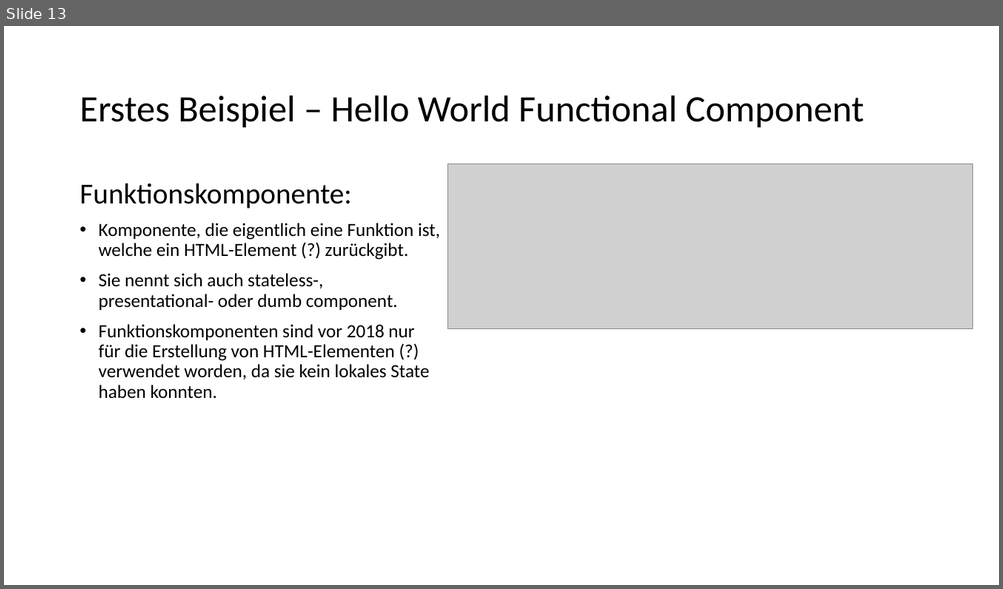
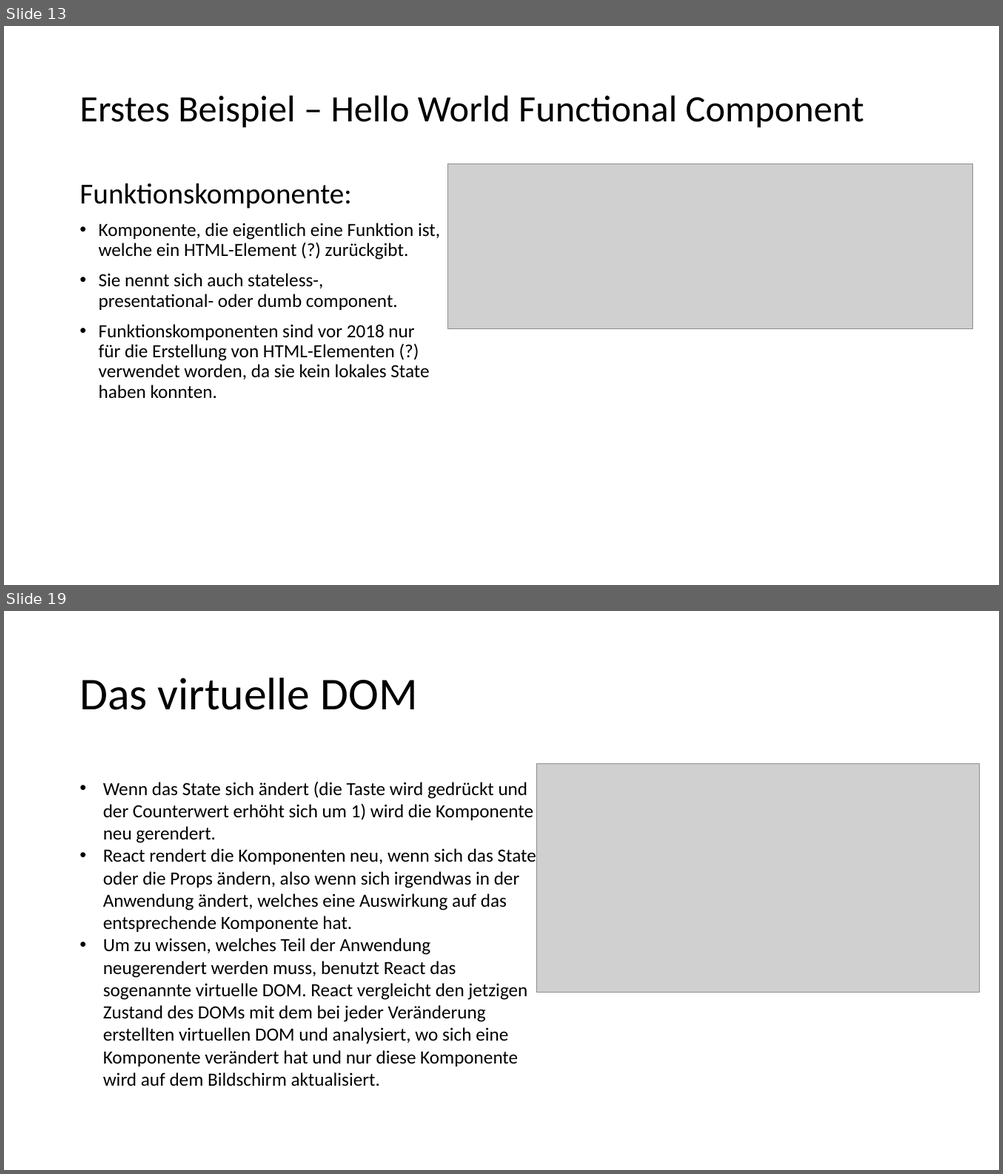
Before and after one commit to szitastamas/react_presentation_drheuer, a slide deck: React_Components.pptx. Shown one above the other, each under a label of ours: slide 13 before the commit, slides 13 and 19 after it; the slides between them are not shown. The pictures are 1003x589 and 1003x1174 pixels, drawn with LibreOffice and Linux fonts; fonts in the diff are those of the drawing; grey boxes stand for pictures. Boxes give left, top, right and bottom in pixels: in the first picture for what was removed or moved away, otherwise in the second. Text is boxed around its words. In the diff, an @@ line names an element or a change of style, - is before the commit and + after.

```diff
--- a/React_Components.pptx
+++ b/React_Components.pptx
@@ slide 19 added at <box>4,611,999,1170</box>, background #FFFFFF @@
@@ title added at <box>79,678,417,710</box>, 44 pt, text #000000 @@
+Das virtuelle DOM
@@ picture added at <box>537,764,979,992</box> @@
@@ text added at <box>103,782,536,1087</box>, 18 pt, text #000000 @@
+• Wenn das State sich ändert (die Taste wird gedrückt und der Counterwert erhöht sich um 1) wird die Komponente neu gerendert.
+• React rendert die Komponenten neu, wenn sich das State oder die Props ändern, also wenn sich irgendwas in der Anwendung ändert, welches eine Auswirkung auf das entsprechende Komponente hat.
+• Um zu wissen, welches Teil der Anwendung neugerendert werden muss, benutzt React das sogenannte virtuelle DOM. React vergleicht den jetzigen Zustand des DOMs mit dem bei jeder Veränderung erstellten virtuellen DOM und analysiert, wo sich eine Komponente verändert hat und nur diese Komponente wird auf dem Bildschirm aktualisiert.
```
Also in this commit, not shown: 1 slide changed, 8 other slides added, 4 other files.
